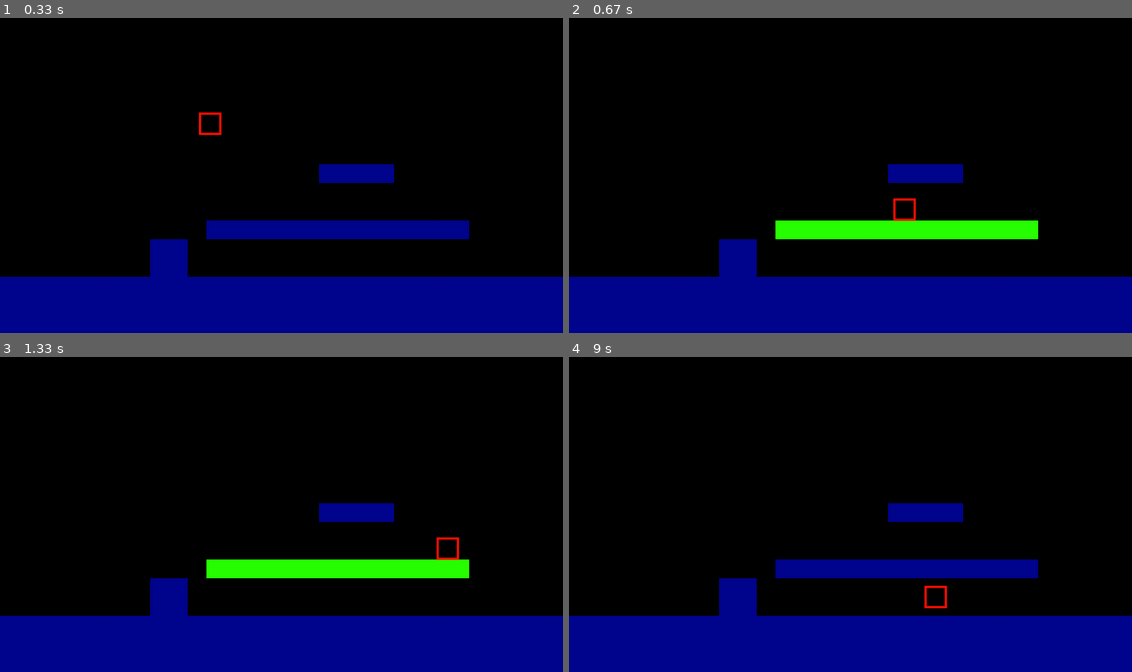
Above: before the commit, frames 1-4 (two rows, left to right).
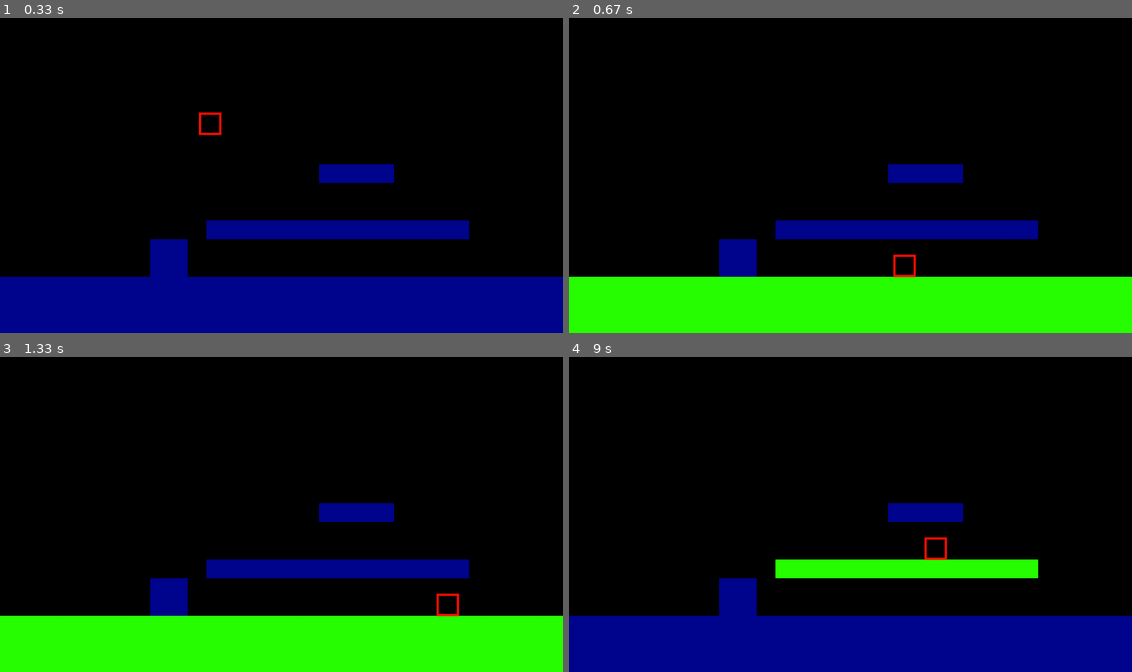
Above: after the commit, the same moments.

Repository: iliyafa/pygame-platformer-engine
Game: pygame game, started from main.py
Two runs of this game, one before a commit and one after it. Both use one fixed random seed, a clock stepped at 60 frames per second and the inputs below.
Inputs:
- Up to frame 1 (0.33 s): no input
- Up to frame 2 (0.67 s): hold A from 0.33 s (still down); hold Right from 0.33 s (still down)
- Up to frame 3 (1.33 s): release A at 0.8 s; release Right at 0.8 s; tap Space at 0.83 s; hold Right from 1.17 s (still down)
- Up to frame 4 (9 s): release Right at 1.63 s; hold Left 2.17-2.7 s; hold Left 2.73-3.13 s; hold Right 3.17-3.8 s; hold Left 3.83-4.3 s; hold Right 4.33-4.8 s; hold Right 4.83-5.3 s; hold Left 5.33-5.87 s; hold Left 5.9-6.3 s; hold Right 6.33-6.97 s; hold Left 7-7.47 s; hold Right 7.5-7.97 s; hold Right 8-8.47 s; tap Space at 8.07, 8.37, 8.57, 8.87 s; hold Left from 8.5 s (still down)

Frame 1 is identical in both runs. In frame 2, 21% of the frame differs, in the area x 0-100%, y 57-100%; in frame 3, 21%; in frame 4, 3.0%.

Commit message:
Progress. Horizontal collisions still don't work

Diff:
--- a/collision.py
+++ b/collision.py
@@ -1,13 +1,21 @@
+from util import sign
 from consts import Sides
+
+TOLERANCE = 15
 
 class Collision(object):
     def __init__(self, source, dest):
         self.source = source
         self.dest = dest
+        self._collision_vector = self.source.center - self.dest.center
 
     @property
     def triggered(self):
         return self.source.rect.colliderect(self.dest.rect)
+
+    @property
+    def collision_vector(self):
+        return self._collision_vector
 
     # def lookahead_y(self, dt):
     #     if self.source.right >= self.dest.left and self.source.left < self.dest.left or self.source.left <= self.dest.right and self.source.right > self.dest.right:
@@ -15,13 +23,14 @@
     #         return abs(self.dest.top - (self.source.bottom + self.source.velocity.y*dt + self.source.acceleration.y*dt**2)) < epsilon
     #     return False
 
-    @staticmethod
-    def determine_side(source, dest):
-        if source.rect.midtop[1] > dest.rect.midtop[1]:
+    def determine_side(self):
+        if abs(self.source.bottom - self.dest.top) < TOLERANCE:
+            return Sides.BOTTOM
+        elif abs(self.dest.bottom - self.source.top) < TOLERANCE:
             return Sides.TOP
-        elif source.rect.midleft[0] > dest.rect.midleft[0]:
+        elif abs(self.source.right - self.dest.left) < TOLERANCE:
+            return Sides.RIGHT
+        elif abs(self.dest.left - self.source.right) < TOLERANCE:
             return Sides.LEFT
-        elif source.rect.midright[0] < dest.rect.midright[0]:
-            return Sides.RIGHT
         else:
-            return Sides.BOTTOM
+            return Sides.UNKNOWN
--- a/drawable.py
+++ b/drawable.py
@@ -1,4 +1,5 @@
 import pygame
+from util import Vector
 
 class Drawable(object):
     def __init__(self, window, color, x, y, width, height):
@@ -10,8 +11,16 @@
         self._height = height
 
     @property
+    def vector(self):
+        return Vector(self._x, self._y)
+
+    @property
     def rect(self):
         return pygame.Rect(self._x, self._y, self._width, self._height)
+
+    @property
+    def center(self):
+        return Vector(*self.rect.center)
 
     @property
     def left(self):
--- a/main.py
+++ b/main.py
@@ -17,6 +17,8 @@
 GRAVITY = 5000
 
 JUMP_VELOCITY = 1250
+
+BORDER_WIDTH = 6
 
 # Obstacles:
 obstacle_descriptors = [
@@ -34,6 +36,12 @@
         self._acceleration = Vector(0, GRAVITY)
         self.is_jump = False
         self.on_floor = False
+        self.can_move = {
+            "left": True,
+            "right": True,
+            "up": True,
+            "down": True
+        }
 
     @property
     def velocity(self):
@@ -47,43 +55,48 @@
         self._velocity.x = 0
         keys = pygame.key.get_pressed()
         if (keys[pygame.K_LEFT] or keys[pygame.K_a]):
-            if self.left > 0:
+            if self.can_move['left'] and self.left >= BORDER_WIDTH:
                 self.velocity.x = -VELOCITY_X
         if (keys[pygame.K_RIGHT] or keys[pygame.K_d]):
-            if self.right < window.get_width():
+            if self.can_move['right'] and self.right <= window.get_width() - BORDER_WIDTH:
                 self.velocity.x = VELOCITY_X
         if keys[pygame.K_SPACE]:
-            if self.on_floor:
+            if self.on_floor and self.can_move['up']:
                 self.on_floor = False
                 self.velocity.y -= JUMP_VELOCITY
 
     def update(self, dt):
         global end
         self.move(dt)
+
+        self.velocity.x += self._acceleration.x*dt
         self.velocity.y += self._acceleration.y*dt
+        self._x += self.velocity.x*dt
         self._y += self.velocity.y*dt
-        self.velocity.x += self._acceleration.x*dt
-        self._x += self.velocity.x*dt
+
+        # if self.top > 0 and self.bottom < self.window.get_height():
+        #     self._y += self.velocity.y*dt
+        # else:
+        #     self._y = 0 if self._y < 0 else self.window.get_height() - self.height - 1
+
+        # if self.left > 0 and self.right < self.window.get_width():
+        #     self._x += self.velocity.x*dt
+        # else:
+        #     self._x = 0 if self._x < 0 else self.window.get_width() - self.width + 1
 
         collisions = []
+        colliding_sides = {
+            Sides.BOTTOM: None,
+            Sides.TOP: None,
+            Sides.LEFT: None,
+            Sides.RIGHT: None,
+        }
         for obj in ENVIRONMENT:
             collision = Collision(self, obj)
             if collision.triggered:
+                obj.is_colliding = True
                 collisions.append(collision)
-                obj.is_colliding = True
-                # end = True
-                # self.velocity.y = 0
-                # self.acceleration.y = 0
-                # end = True
-                if obj.is_rigid:
-                    if self.velocity.y > 0:
-                        self.on_floor = True
-                        # print(self.acceleration)
-                        self._y = obj.top - self.height + 1
-                        self.velocity.y = 0
-                    elif self.velocity.y < 0:
-                        self.velocity.y = 0
-                        self._y = obj.bottom + 1
+                colliding_sides[collision.determine_side()] = collision
             else:
                 obj.is_colliding = False
 
@@ -94,6 +107,35 @@
 
         if len(collisions) == 0:
             self.on_floor = False
+        else:
+            if colliding_sides[Sides.RIGHT] is not None:
+                obj = colliding_sides[Sides.RIGHT].dest
+                self.can_move['right'] = False
+                self._x = obj.left - self.width
+                if self.velocity.x > 0:
+                    self.velocity.x = 0
+            else:
+                self.can_move['right'] = True
+
+            if colliding_sides[Sides.BOTTOM] is not None:
+                obj = colliding_sides[Sides.BOTTOM].dest
+                if self.velocity.y > 0:
+                    self.on_floor = True
+                    self.can_move['down'] = False
+                    # print(self.acceleration)
+                    self._y = obj.top - self.height + 1
+                    self.velocity.y = 0
+                    self.acceleration.y = 0
+            else:
+                self.on_floor = False
+                self.can_move['down'] = True
+
+            if colliding_sides[Sides.TOP] is not None:
+                obj = colliding_sides[Sides.TOP].dest
+                if self.velocity.y < 0:
+                    self.velocity.y = 0
+                    self._y = obj.bottom + 1
+
 
         if self.on_floor:
             self.acceleration.y = 0
--- a/util.py
+++ b/util.py
@@ -1,4 +1,4 @@
-import pygame
+import math
 
 sign = lambda z: int(z/abs(z))
 
@@ -15,10 +15,6 @@
     def y(self):
         return self._y
 
-    @property
-    def vector(self):
-        return (self.x, self.y)
-
     @x.setter
     def x(self, new_x):
         self._x = new_x
@@ -27,5 +23,25 @@
     def y(self, new_y):
         self._y = new_y
 
+    @property
+    def as_tuple(self):
+        return (self.x, self.y)
+
+    @property
+    def magnitude(self):
+        return math.sqrt(self.x**2 + self.y**2)
+
+    def __add__(self, vec):
+        return Vector(self.x + vec.x, self.y + vec.y)
+
+    def __sub__(self, vec):
+        return Vector(self.x - vec.x, self.y - vec.y)
+
+    def __mul__(self, vec):
+        return sum([z[0]*z[1] for z in zip(self.as_tuple, vec.as_tuple)])
+
+    def dot(self, vec):
+        return self * vec
+
     def __repr__(self):
-        return "<Vector: {}>".format(self.vector)
+        return "<Vector: {}>".format(self.as_tuple)
